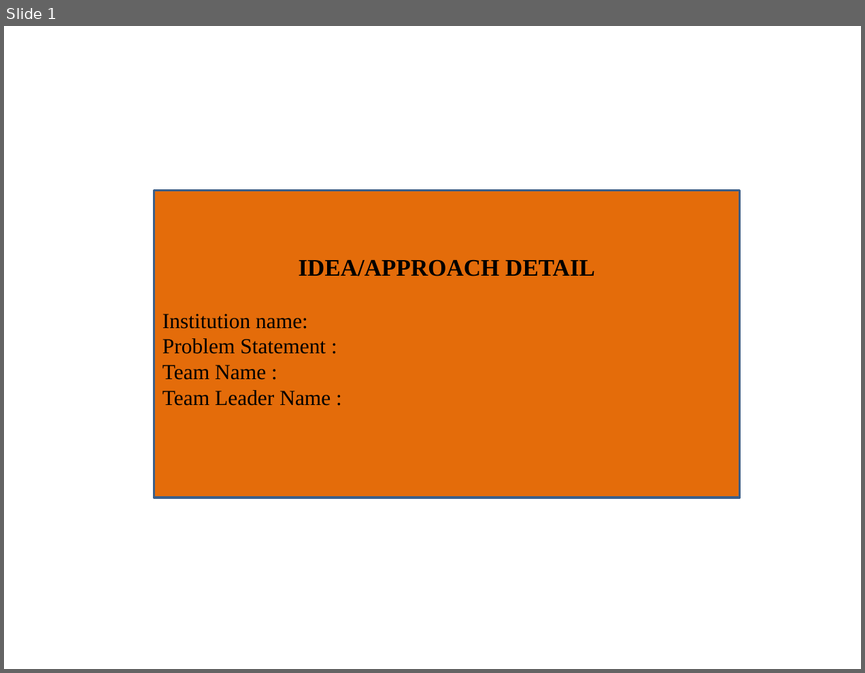
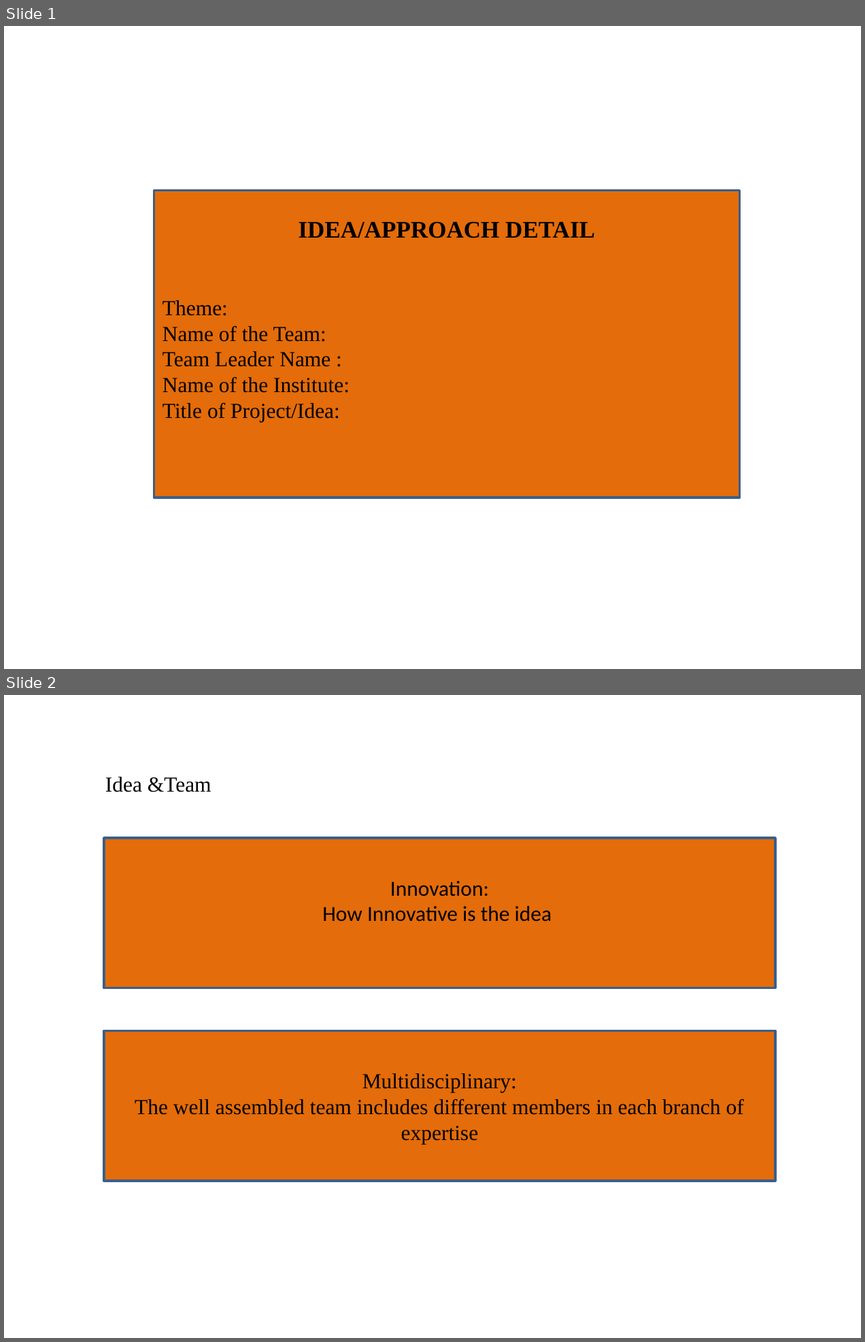
Before and after one commit to omkar-22/Swayamsidhdh-Hackathon, a slide deck: rulebook_files/Swayamsiddha HackathonTemplate.pptx. Shown one above the other, each under a label of ours: slide 1 before the commit, slides 1 and 2 after it. The pictures are 865x673 and 865x1342 pixels, drawn with LibreOffice and Linux fonts; fonts in the diff are those of the drawing. Boxes give left, top, right and bottom in pixels: in the first picture for what was removed or moved away, otherwise in the second. Text is boxed around its words. In the diff, an @@ line names an element or a change of style, - is before the commit and + after.

```diff
--- a/rulebook_files/Swayamsiddha HackathonTemplate.pptx
+++ b/rulebook_files/Swayamsiddha HackathonTemplate.pptx
@@ slide 2 added at <box>4,695,861,1338</box>, background #FFFFFF @@
@@ text added at <box>105,777,211,792</box>, 18 pt, text #000000 @@
+Idea &Team
@@ rectangle added at <box>104,838,775,988</box>, fill #E46C0A, outline #3A5F8C 2 pt, 18 pt, text #000000 @@
+Innovation:
+How Innovative is the idea
@@ rectangle added at <box>104,1031,775,1181</box>, fill #E46C0A, outline #3A5F8C 2 pt, 18 pt, text #000000 @@
+Multidisciplinary:
+The well assembled team includes different members in each branch of expertise
@@ slide 1 changed as well @@
@@ text in rectangle at <box>162,300,349,422</box>: text changed @@
-Institution name:
-Problem Statement :
-Team Name :
-Team Leader Name :
+Theme:
+Name of the Team:
+Team Leader Name :
+Name of the Institute:
+Title of Project/Idea:
```
Also in this commit, not shown: 2 other slides added, 2 slides removed, 6 other files.
